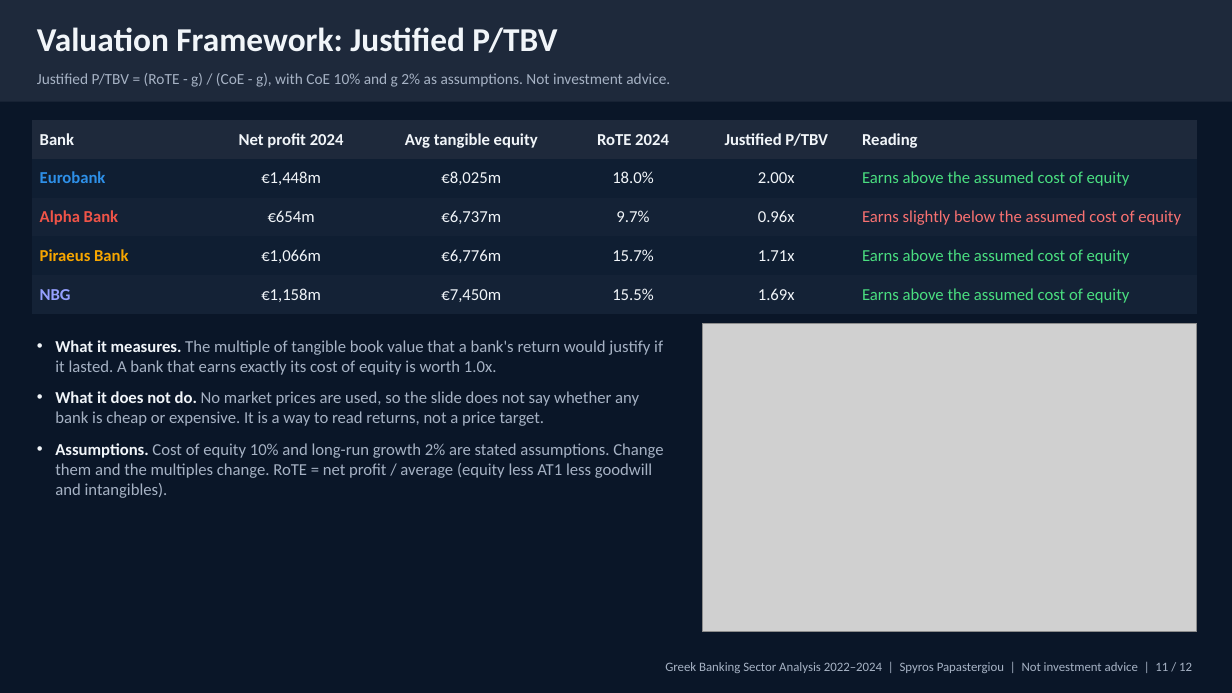
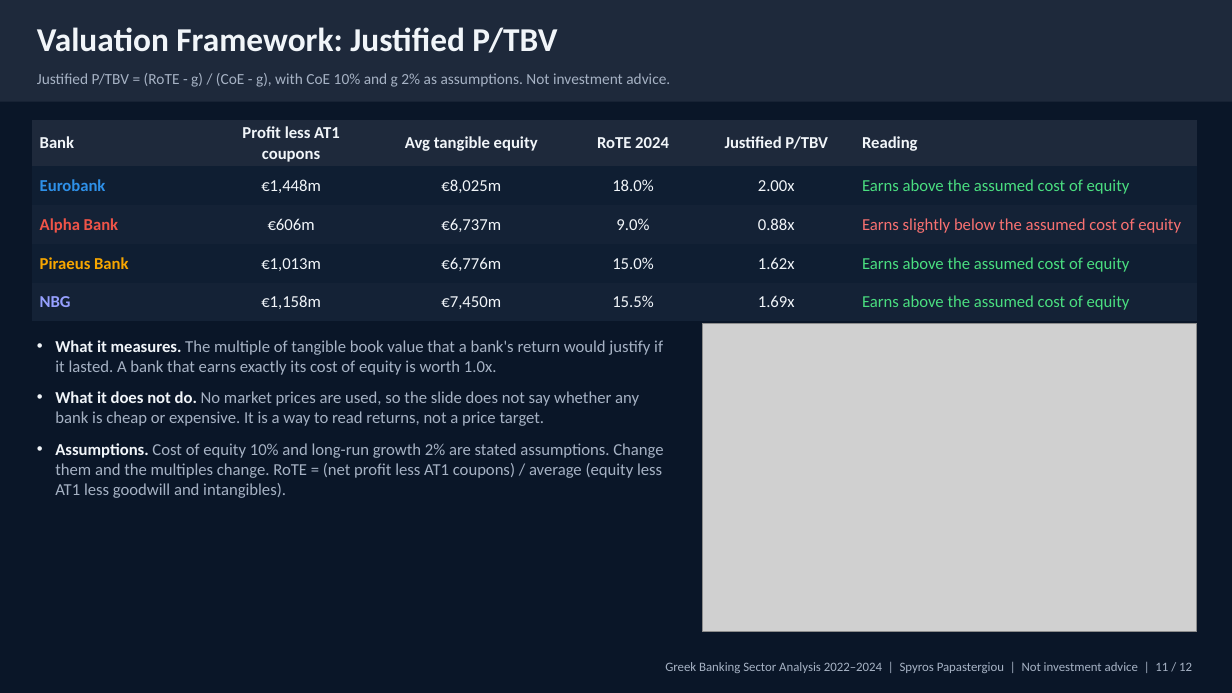
Before and after one commit to papastergiousp-maker/greek-banking-sector-analysis, a slide deck: slide 11 of deliverables/greek_banking_deck.pptx. Drawn at 1232x693 pixels with LibreOffice and Linux fonts; fonts in the diff are those of the drawing; grey boxes stand for pictures. Boxes give left, top, right and bottom in pixels: in the first picture for what was removed or moved away, otherwise in the second. Text is boxed around its words. In the diff, an @@ line names an element or a change of style, - is before the commit and + after.

```diff
--- a/deliverables/greek_banking_deck.pptx
+++ b/deliverables/greek_banking_deck.pptx
@@ table at [32,120,1197,314] @@
-row 1, column 2: Net profit 2024
+row 1, column 2: Profit less AT1 coupons
-row 3: Alpha Bank | €654m | €6,737m | 9.7% | 0.96x | Earns slightly below the assumed cost of equity
+row 3: Alpha Bank | €606m | €6,737m | 9.0% | 0.88x | Earns slightly below the assumed cost of equity
-row 4: Piraeus Bank | €1,066m | €6,776m | 15.7% | 1.71x | Earns above the assumed cost of equity
+row 4: Piraeus Bank | €1,013m | €6,776m | 15.0% | 1.62x | Earns above the assumed cost of equity
@@ text at [55,443,663,498]: text changed @@
-• Assumptions. Cost of equity 10% and long-run growth 2% are stated assumptions. Change them and the multiples change. RoTE = net profit / average (equity less AT1 less goodwill and intangibles).
+• Assumptions. Cost of equity 10% and long-run growth 2% are stated assumptions. Change them and the multiples change. RoTE = (net profit less AT1 coupons) / average (equity less AT1 less goodwill and intangibles).
```
Also in this commit, not shown: 6 other slides changed, 32 other files.
